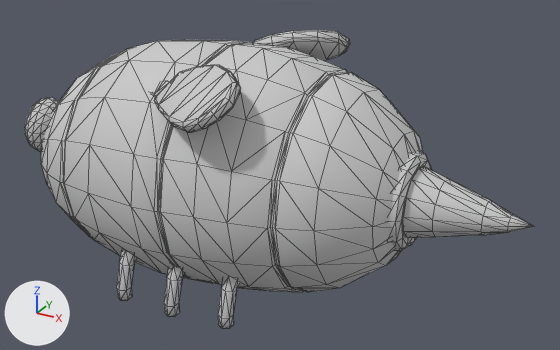
A saved change to the FBX model BeeeHave/Assets/Mesh/Me_Bee01.fbx.
The view is the same before and after, from a 50 mm camera at (2.04, -3.52, 1.76) aimed at (0.09, 0.03, -0.01). Arrows for +X, +Y and +Z are at lower left; the lights stay in place. Mesh edges are drawn as thin lines. Where no turn or scale is listed for an object, it has been applied to the vertices.

In view in the first picture: 'Me_Bee01'.
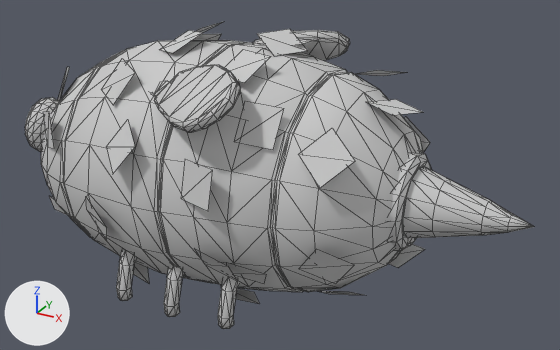
The edits, one by one:
me_mesh is used by ob_me_bee01; location (0.0, 0.0, 0.0).
Verts and faces of me_mesh; kept vertices keep their numbers, new ones are numbered from 1031.
me_mesh had 1031 vertices, 1980 faces and spanned x -1.51..1.51, y -0.76..0.76, z -0.72..0.72.
me_mesh now has 1179 vertices, 2054 faces and spans x -1.51..1.51, y -0.78..0.79, z -0.72..0.79.
Part 1, on me_mesh:
136 vertices are added at x -1.28..0.91, y -0.78..0.79, z -0.72..0.79.
68 new faces join them.
Part 2, on me_mesh:
New vertex 1091 is at (-0.84, -0.32, -0.58).
New vertex 1092 is at (-0.72, -0.22, -0.72), pixel (147, 266).
New vertex 1093 is at (-0.71, -0.47, -0.58).
New vertex 1094 is at (-0.59, -0.37, -0.72), pixel (149, 283).
New faces: (1091, 1094, 1093), (1091, 1092, 1094).
Part 3, on me_mesh:
New vertex 1099 is at (-1.16, -0.27, -0.49).
New vertex 1100 is at (-1.26, -0.41, -0.36), pixel (54, 209).
New vertex 1101 is at (-1.33, -0.15, -0.49).
New vertex 1102 is at (-1.43, -0.28, -0.36), pixel (49, 195).
New faces: (1099, 1102, 1101), (1099, 1100, 1102).

Pixel boxes [x1, y1, x2, y2] of what changed, in the pictures (560 x 350 px):
'Me_Bee01', reshaped: before [25, 30, 534, 329]; after [25, 22, 534, 329]
part 1 of me_mesh, added: after [43, 22, 430, 304]
part 2 of me_mesh, added: after [133, 262, 149, 283]
part 3 of me_mesh, added: after [49, 196, 67, 215]
